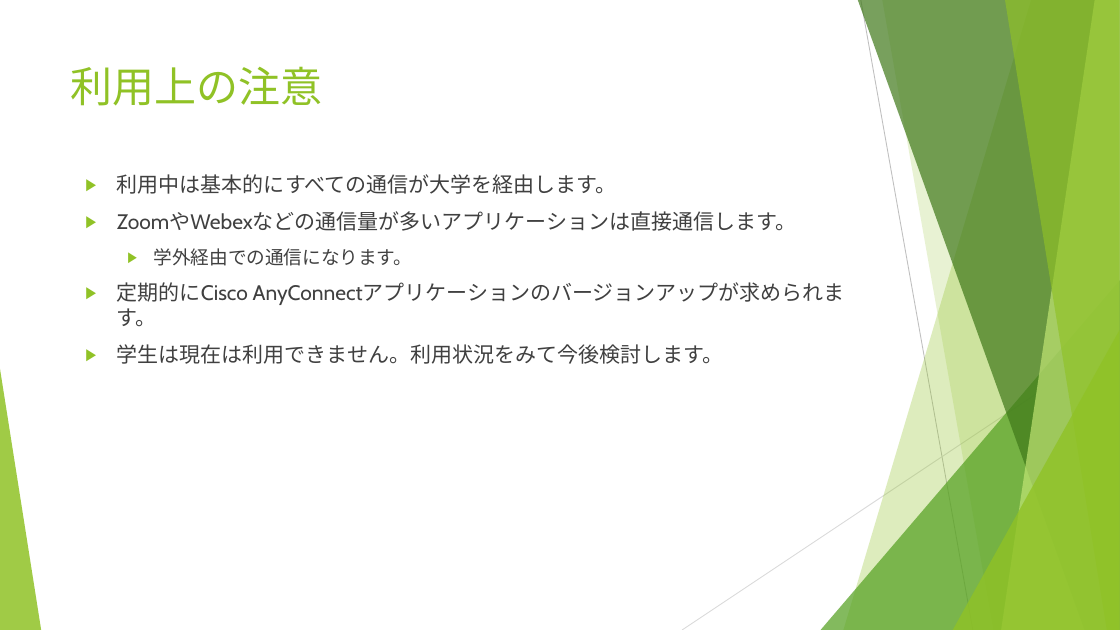
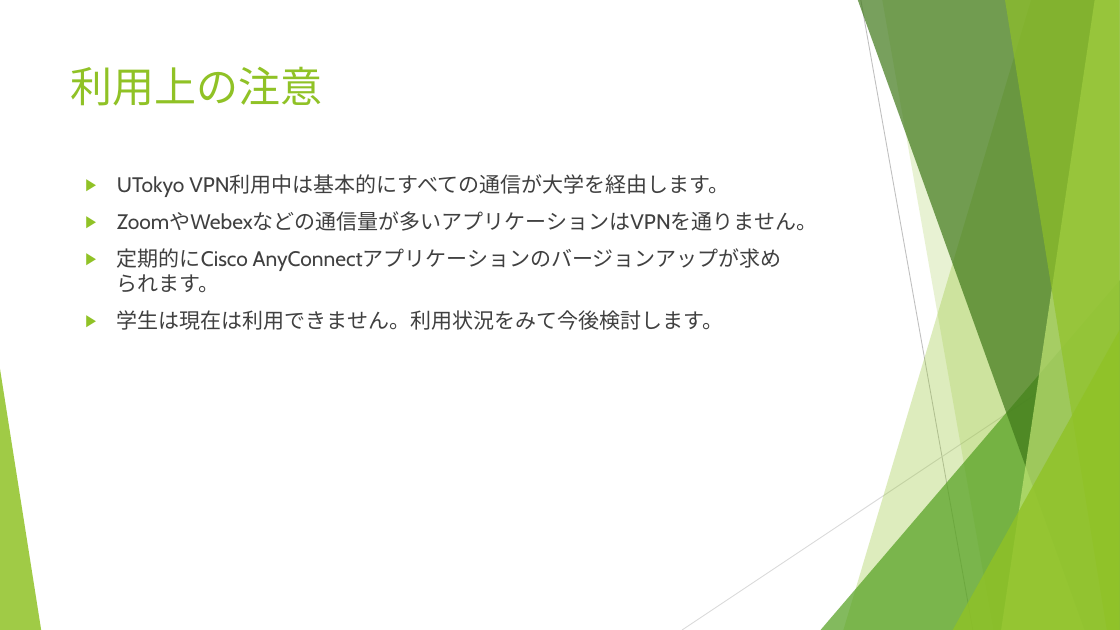
Before and after one commit to utelecon/utelecon.github.io, a slide deck: slide 5 of events/2021-09-15/slides/03-vpn-wifi.pptx. Drawn at 1120x630 pixels with LibreOffice and Linux fonts; fonts in the diff are those of the drawing. Boxes give left, top, right and bottom in pixels: in the first picture for what was removed or moved away, otherwise in the second. Text is boxed around its words. In the diff, an @@ line names an element or a change of style, - is before the commit and + after.

```diff
--- a/events/2021-09-15/slides/03-vpn-wifi.pptx
+++ b/events/2021-09-15/slides/03-vpn-wifi.pptx
@@ text at <box>117,175,817,231</box>: text changed @@
-▶ 利用中は基本的にすべての通信が大学を経由します。
-▶ ZoomやWebexなどの通信量が多いアプリケーションは直接通信します。
-  ▶ 学外経由での通信になります。
+▶ UTokyo VPN利用中は基本的にすべての通信が大学を経由します。
+▶ ZoomやWebexなどの通信量が多いアプリケーションはVPNを通りません。
```
Also in this commit, not shown: 9 other slides changed, 1 other file.
